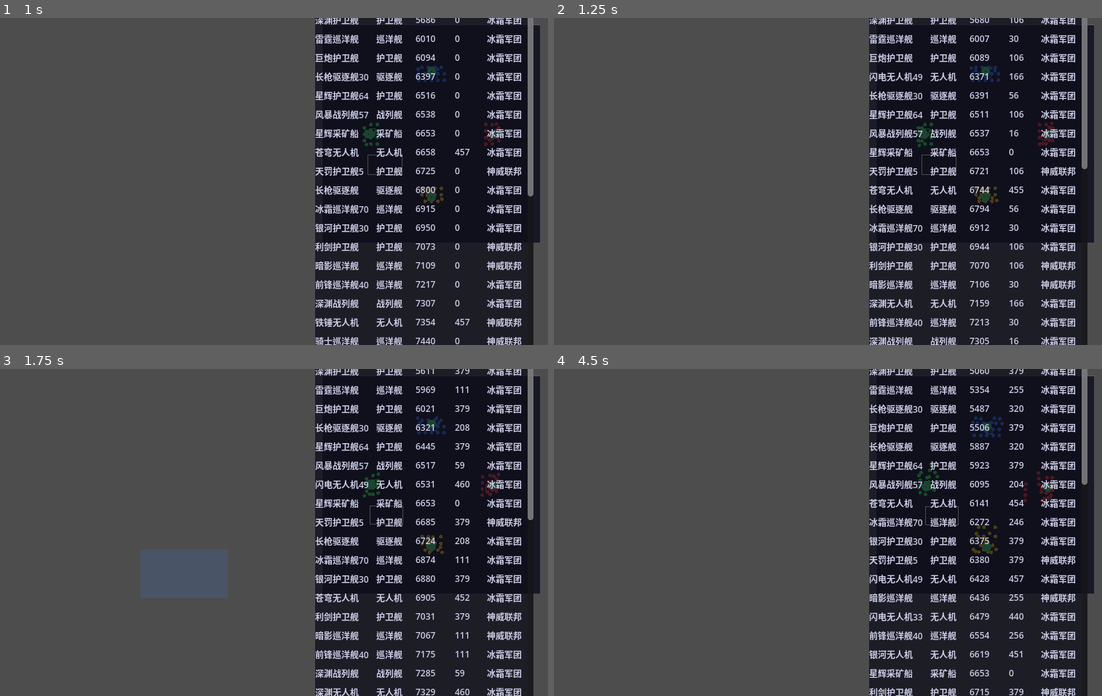
Above: before the commit, frames 1-4 (two rows, left to right).
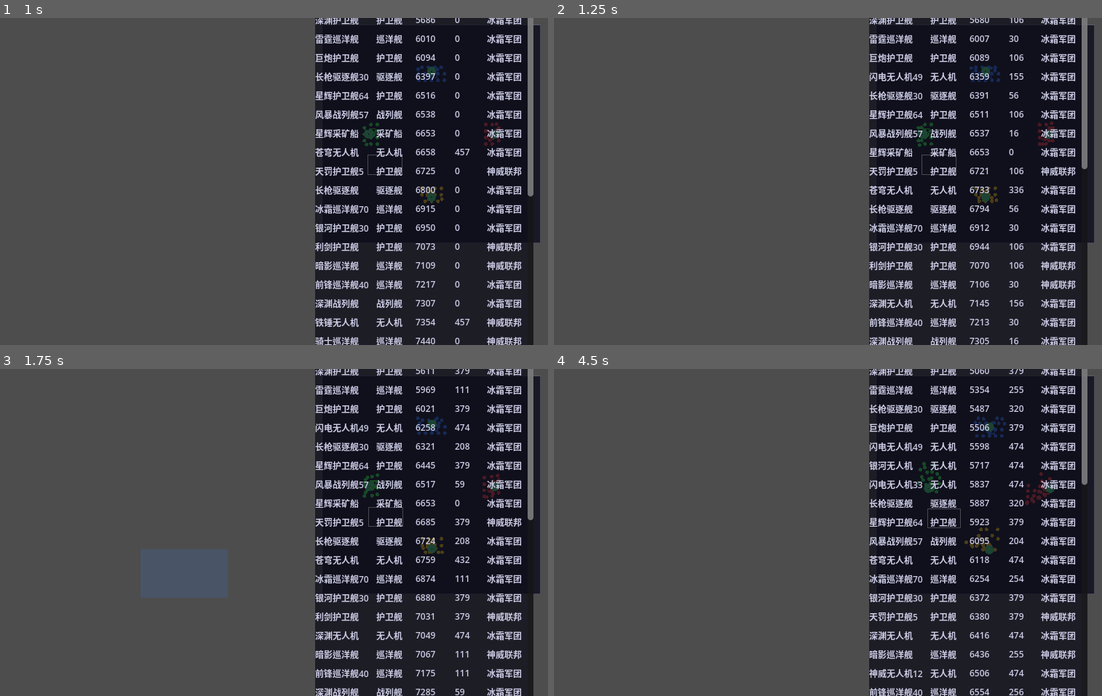
Above: after the commit, the same moments.

Repository: ZhanXuzhao/SpaceRTS
Game: Godot game, scene res://scenes/main.tscn
The game is run twice, just before and just after one commit, with the same random seed, the same clock (stepped at 60 frames per second) and the same inputs.
Inputs (mouse positions are in pixels of both pictures, inside the frame that each line leads up to):
- Up to frame 1 (1 s): tap Enter at 0.5 s; move the mouse to (383, 165) at 0.52 s; hold W from 0.53 s (still down); tap Z at 0.6 s; click (383, 165) at 0.67 s
- Up to frame 2 (1.25 s): keep holding W
- Up to frame 3 (1.75 s): release W at 1.25 s; drag from (142, 548) to (230, 597) at 1.27 s
- Up to frame 4 (4.5 s): move the mouse to (871, 460) at 2.02 s; hold W 2.03-2.75 s; tap C at 2.1 s; drag from (784, 597) to (636, 483) at 2.77 s; move the mouse to (986, 581) at 3.52 s; hold A 3.53-4.25 s; tap B at 3.6 s; drag from (636, 483) to (723, 450) at 4.27 s

Frame 1 is identical in both runs. In frame 2, 0.1% of the frame differs, in the area x 66-92%, y 16-89%; in frame 3, 3.5%; in frame 4, 5.4%, in the area x 57-96%, y 14-100%.

Commit message:
fix: 无人机自动继承母舰攻击目标
- 无人机闲置时每秒检查母舰状态，母舰攻击时协助攻击
- 修复环绕母舰时 _is_moving=true 阻塞目标继承的问题
- 将无人机 AI 逻辑从 AiController 移到 Unit._process 统一处理
  使玩家和 AI 的无人机都能继承母舰目标

Diff:
--- a/scripts/unit.gd
+++ b/scripts/unit.gd
@@ -179,6 +179,8 @@
 var deployed_drones: Array[Unit] = []
 var max_deployed_drones: int = 4
 var drone_launch_timer: float = 0.0
+## 无人机继承母舰目标检查计时器（每秒检查一次）
+var _drone_inherit_timer: float = 0.0
 
 # ----- 采矿系统 -----
 enum MinerState { IDLE, MOVING_TO_FIELD, MINING, RETURNING_TO_MINE, DEPOSITING }
@@ -299,6 +301,9 @@
 	# ---- 根据攻击模式做战术决策（所有队伍统一处理）----
 	_update_tactical()
 
+	# ---- 无人机 AI：继承母舰攻击目标（所有队伍统一处理）----
+	_update_drone_ai(delta)
+
 	# ---- 执行层（不含任何 AI 决策）----
 	UnitCombat.update_turrets(self, delta)
 	UnitCombat.update_weapons(self, delta)
@@ -442,6 +447,35 @@
 
 		AttackMode.FREE_FIRE:
 			pass  # 由 _update_chase_execution 处理默认追逐
+
+
+## 无人机 AI：继承母舰攻击目标，无目标时环绕母舰（所有队伍统一处理）
+## 闲置状态每秒检查母舰状态，母舰在攻击时协助攻击
+func _update_drone_ai(delta: float) -> void:
+	if home_battleship == null or not is_instance_valid(home_battleship):
+		return
+	if class_type != ShipClass.DRONE:
+		return
+
+	var mothership = home_battleship
+	if not is_instance_valid(mothership) or mothership.hull <= 0:
+		return
+
+	# 闲置状态每秒检查一次母舰状态
+	_drone_inherit_timer -= delta
+	if _drone_inherit_timer > 0:
+		return
+	_drone_inherit_timer = 1.0
+
+	var is_orbiting_home = (_orbit_target_unit == mothership)
+
+	if is_instance_valid(mothership._current_target) and mothership._current_target.hull > 0:
+		# 无人机空闲（无目标 / 环绕母舰）时继承母舰攻击目标，协助攻击
+		if _current_target == null or is_orbiting_home:
+			_current_target = mothership._current_target
+			_is_orbit = false
+	elif _current_target == null and not _is_moving and not _is_orbit:
+		orbit_target(mothership)
 
 
 ## 追逐当前目标（纯执行：在目标射程外则移动靠近，射程内则停火）
